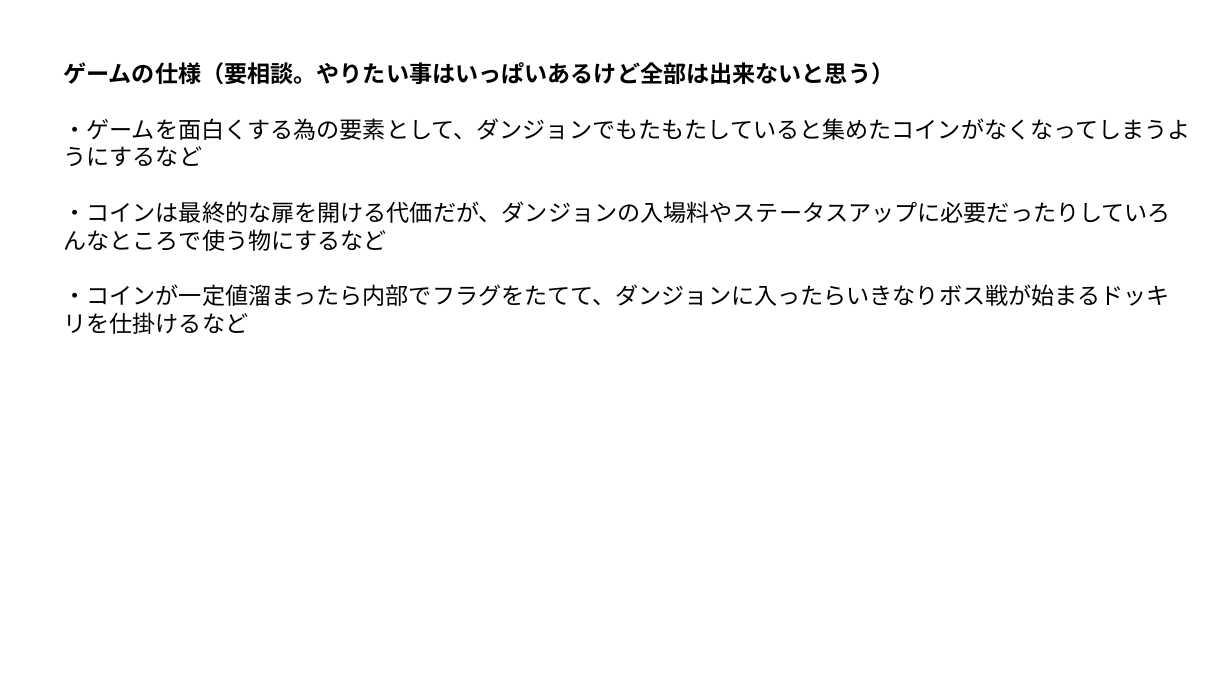
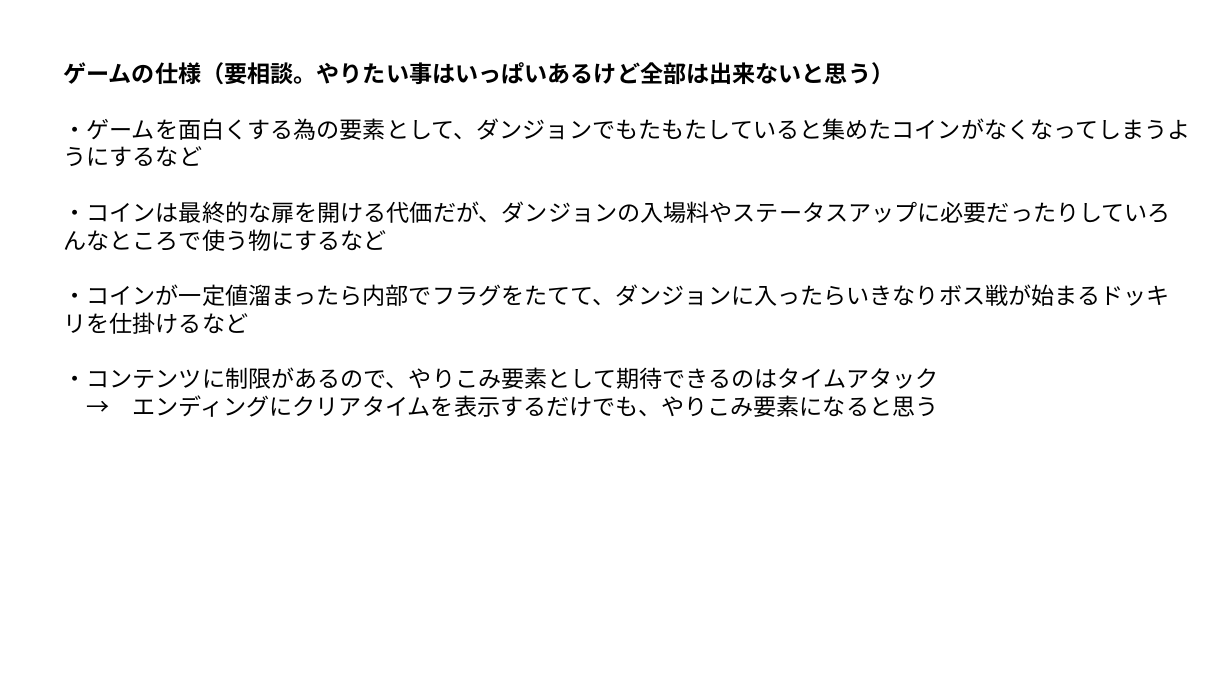
Before and after one commit to Wonchul-Jung88/Indie_Game_Challenge, a slide deck: slide 3 of Indie Game Challenge/Assets/Document/開発資料.pptx. Drawn at 1232x693 pixels with LibreOffice and Linux fonts; fonts in the diff are those of the drawing. Boxes give left, top, right and bottom in pixels: in the first picture for what was removed or moved away, otherwise in the second. Text is boxed around its words. In the diff, an @@ line names an element or a change of style, - is before the commit and + after.

```diff
--- a/Indie Game Challenge/Assets/Document/開発資料.pptx
+++ b/Indie Game Challenge/Assets/Document/開発資料.pptx
@@ text at [63, 367, 939, 417]: paragraphs added @@
+・コンテンツに制限があるので、やりこみ要素として期待できるのはタイムアタック
+→ エンディングにクリアタイムを表示するだけでも、やりこみ要素になると思う
```
